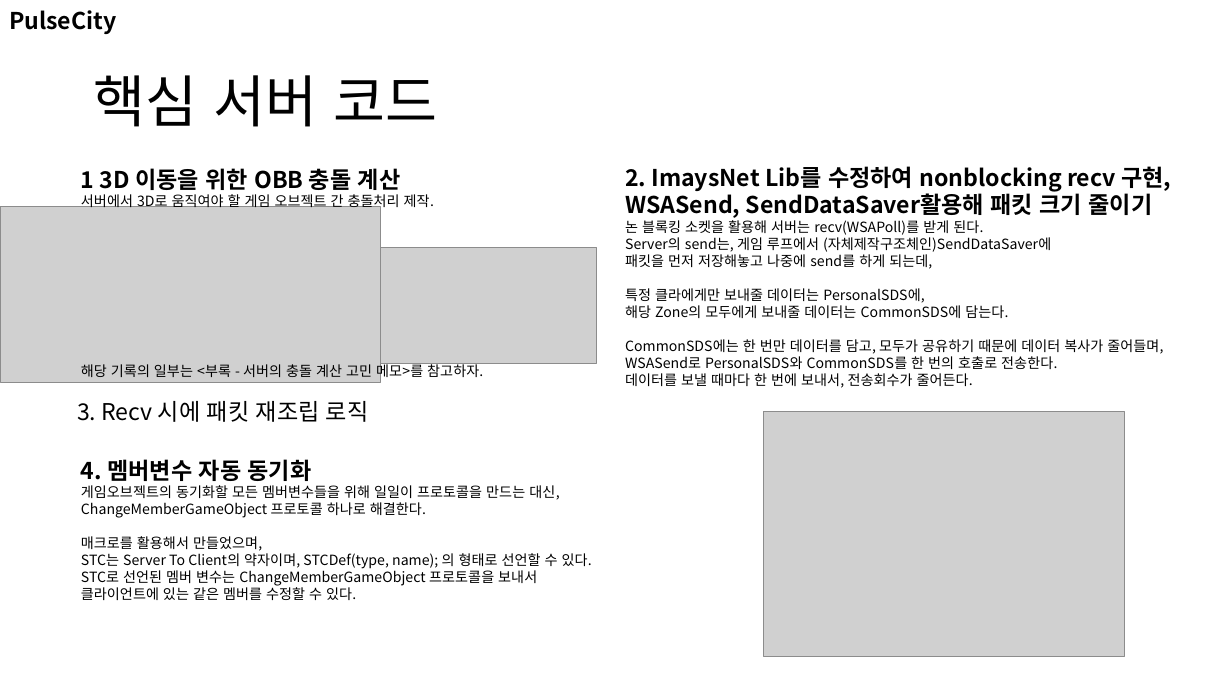
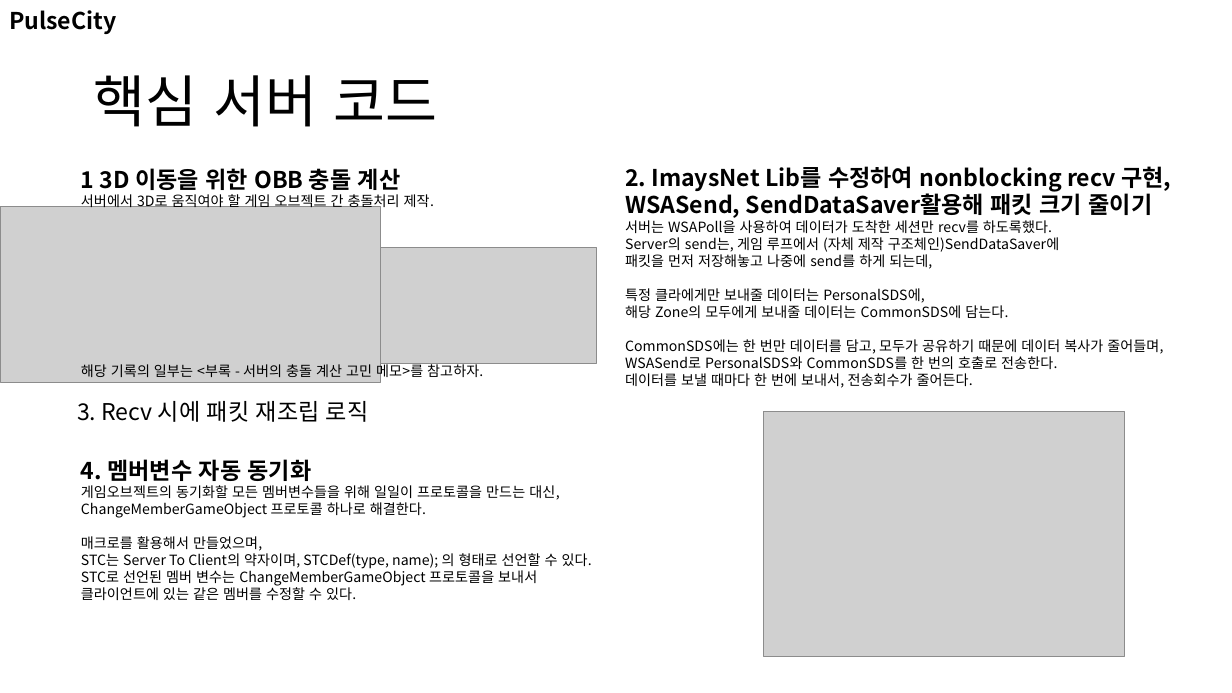
Before and after one commit to nohc2001/PulseCity, a slide deck: slide 8 of 포트폴리오/노훈철/노훈철 포트폴리오.pptx. Drawn at 1232x693 pixels with LibreOffice and Linux fonts; fonts in the diff are those of the drawing; grey boxes stand for pictures. Boxes give left, top, right and bottom in pixels: in the first picture for what was removed or moved away, otherwise in the second. Text is boxed around its words. In the diff, an @@ line names an element or a change of style, - is before the commit and + after.

```diff
--- a/포트폴리오/노훈철/노훈철 포트폴리오.pptx
+++ b/포트폴리오/노훈철/노훈철 포트폴리오.pptx
@@ text at <box>625,220,1059,252</box>: text changed @@
-논 블록킹 소켓을 활용해 서버는 recv(WSAPoll)를 받게 된다.
-Server의 send는, 게임 루프에서 (자체제작구조체인)SendDataSaver에
+서버는 WSAPoll을 사용하여 데이터가 도착한 세션만 recv를 하도록했다.
+Server의 send는, 게임 루프에서 (자체 제작 구조체인)SendDataSaver에
```
Also in this commit, not shown: 4 other slides changed, 1 other file.
